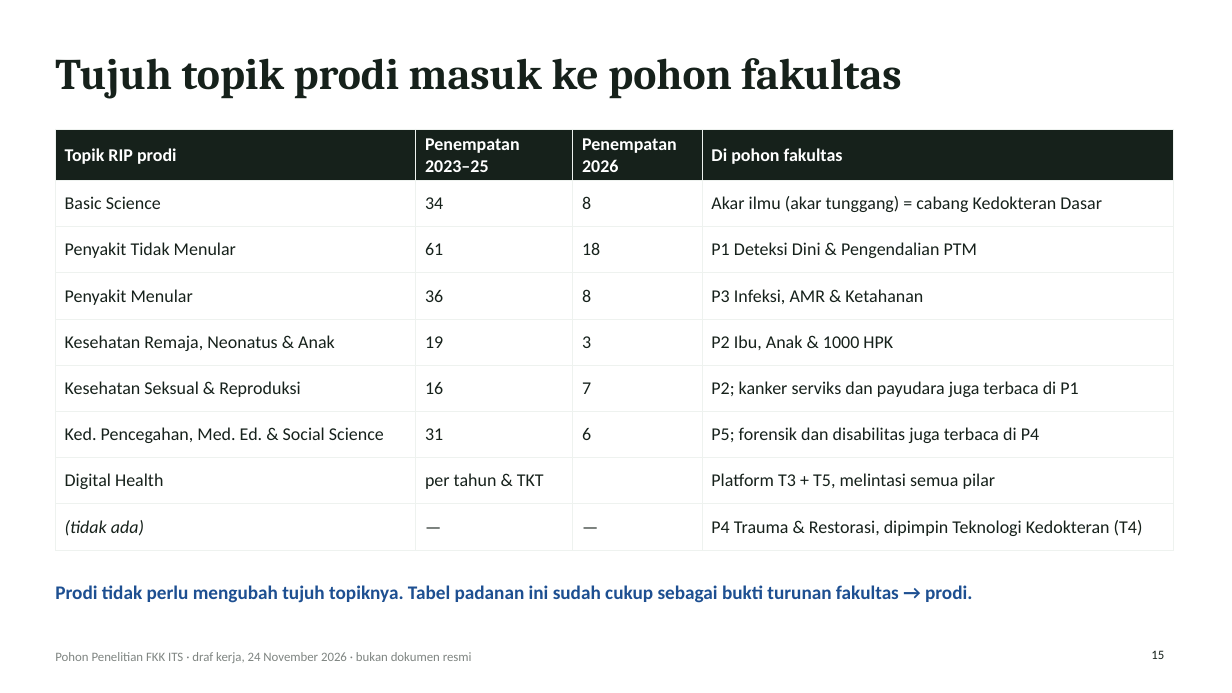
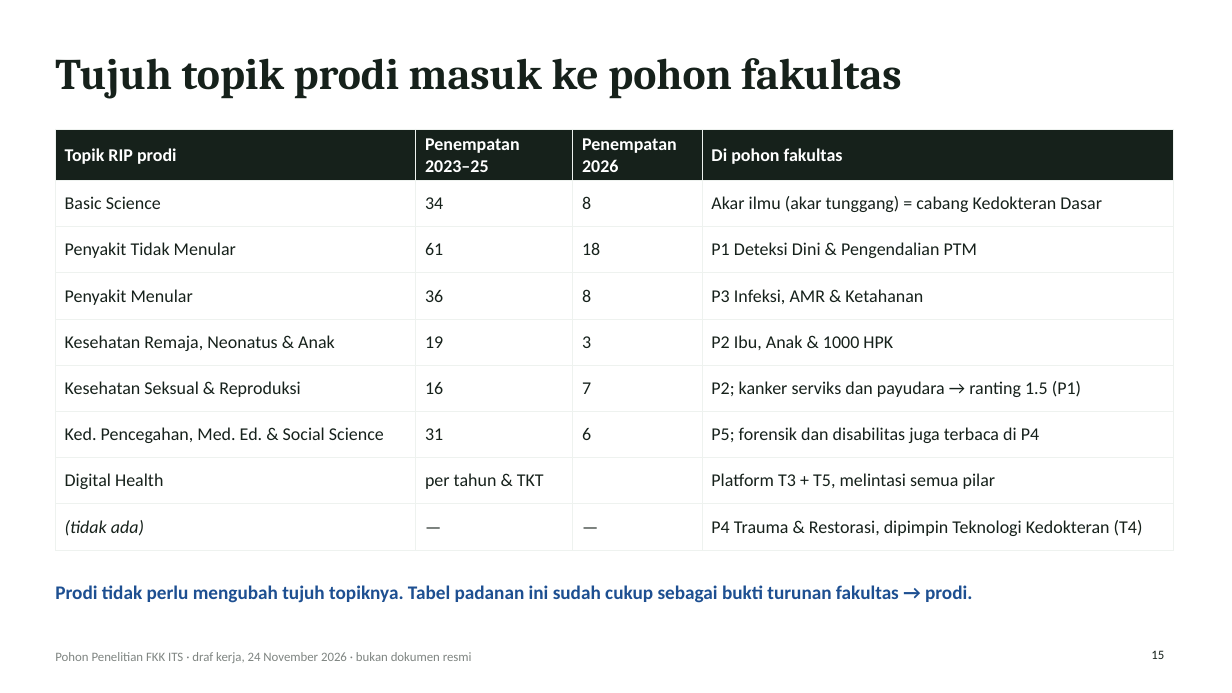
Before and after one commit to anakwirayuda-eng/desa-binaan-dashboard, a slide deck: slide 15 of output/PAPARAN_POHON_PENELITIAN_FKK_ITS.pptx. Drawn at 1232x693 pixels with LibreOffice and Linux fonts; fonts in the diff are those of the drawing. Boxes give left, top, right and bottom in pixels: in the first picture for what was removed or moved away, otherwise in the second. Text is boxed around its words. In the diff, an @@ line names an element or a change of style, - is before the commit and + after.

```diff
--- a/output/PAPARAN_POHON_PENELITIAN_FKK_ITS.pptx
+++ b/output/PAPARAN_POHON_PENELITIAN_FKK_ITS.pptx
@@ table at <box>55,129,1174,540</box> @@
-row 6, column 4: P2; kanker serviks dan payudara juga terbaca di P1
+row 6, column 4: P2; kanker serviks dan payudara → ranting 1.5 (P1)
```
Also in this commit, not shown: 2 other slides changed, 14 other files.
